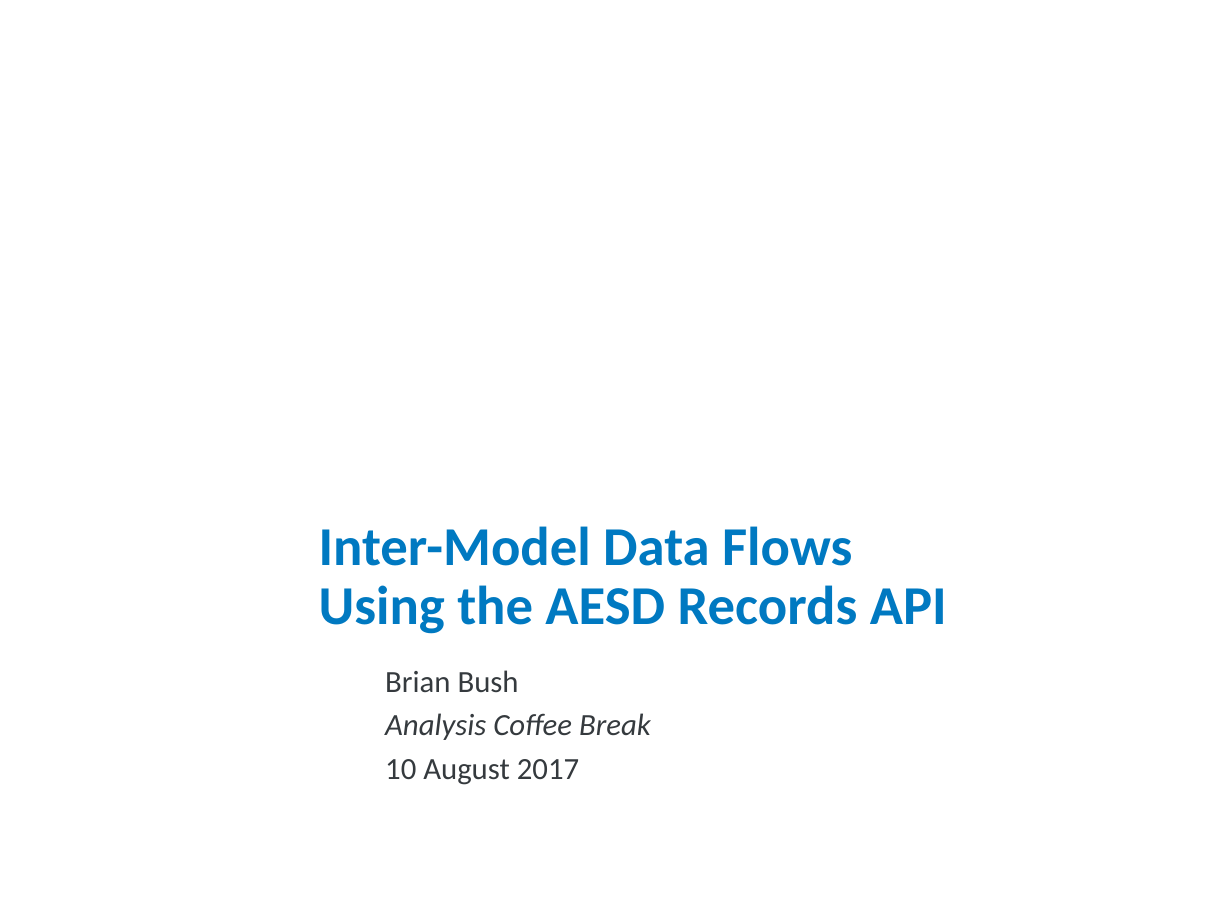
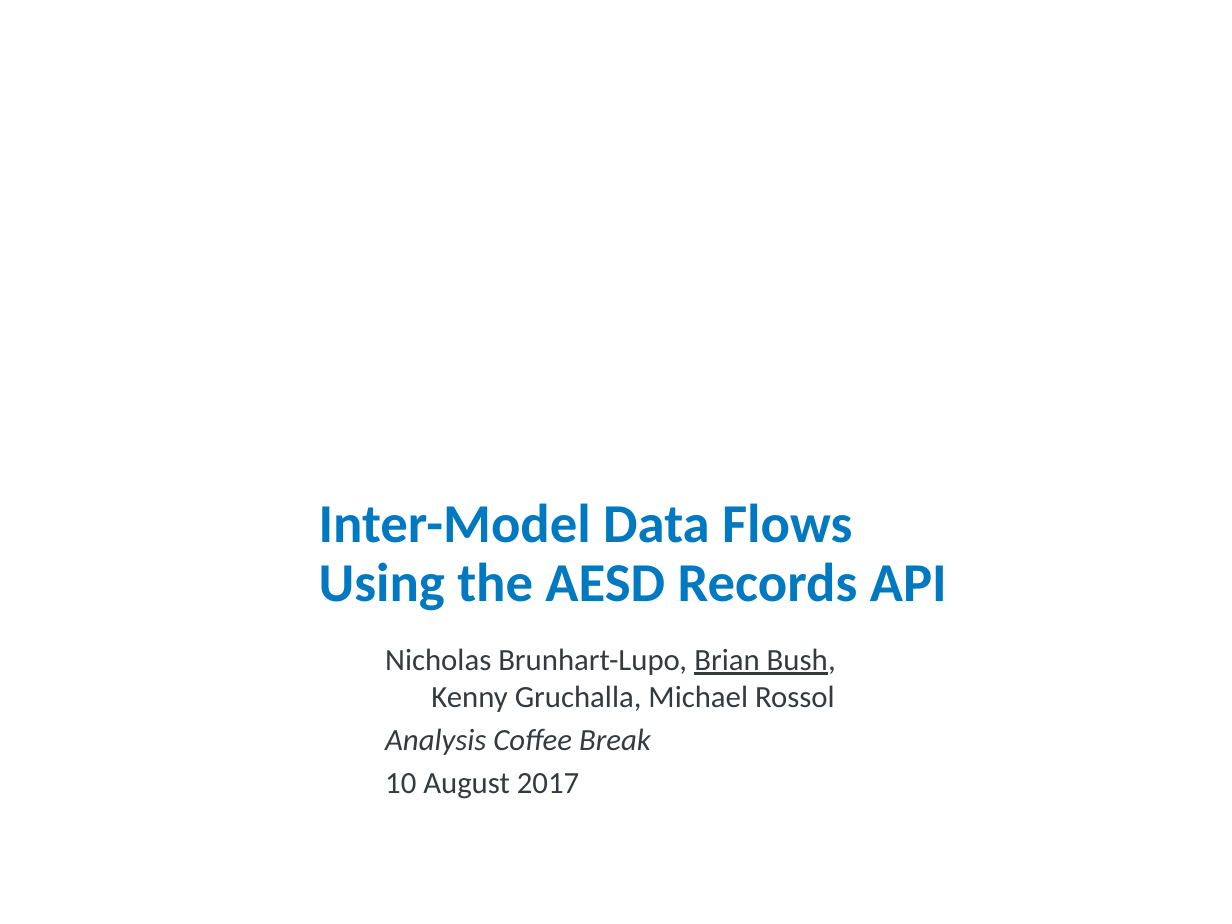
Before and after one commit to NREL/AESD, a slide deck: slide 1 of slides/20170810a-analysis-coffee-break.pptx. Drawn at 1232x924 pixels with LibreOffice and Linux fonts; fonts in the diff are those of the drawing; background and template pictures are left out. Boxes give left, top, right and bottom in pixels: in the first picture for what was removed or moved away, otherwise in the second. Text is boxed around its words. In the diff, an @@ line names an element or a change of style, - is before the commit and + after.

```diff
--- a/slides/20170810a-analysis-coffee-break.pptx
+++ b/slides/20170810a-analysis-coffee-break.pptx
@@ title "Inter-Model Data Flows Using the ...": place and size @@
-title "Inter-Model Data Flows Using the ..." at (319, 526, 947, 634)
+title "Inter-Model Data Flows Using the ..." at (319, 503, 947, 611)
@@ text "Nicholas Brunhart-Lupo, Brian Bush, Kenny ...": place and size @@
-text "Nicholas Brunhart-Lupo, Brian Bush, Kenny ..." at (385, 670, 651, 785)
+text "Nicholas Brunhart-Lupo, Brian Bush, Kenny ..." at (385, 648, 836, 799)
@@ text at (385, 648, 836, 712): text changed @@
-Brian Bush
+Nicholas Brunhart-Lupo, Brian Bush, Kenny Gruchalla, Michael Rossol
```
Also in this commit, not shown: 4 other slides changed, 1 slide added, 4 other files.
